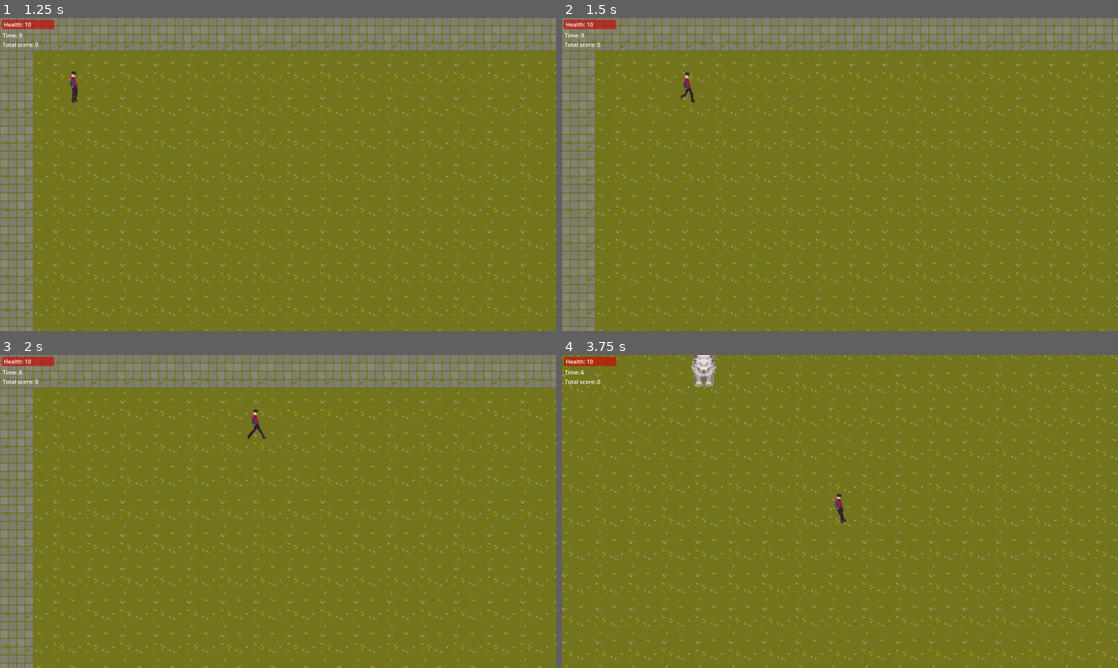
Above: before the commit, frames 1-4 (two rows, left to right).
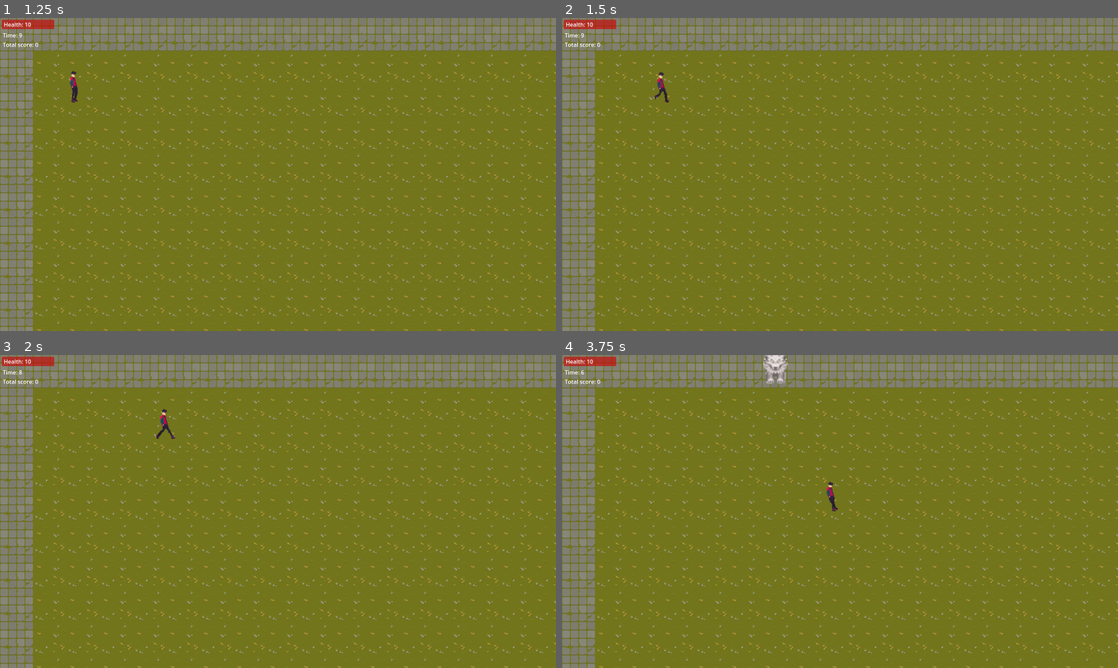
Above: after the commit, the same moments.

Repository: Huve/minor_inconvenience
Game: Godot game, scene res://StartMenu.tscn
Two runs of this game, one before a commit and one after it. Both use one fixed random seed, a clock stepped at 60 frames per second and the inputs below.
Inputs:
- Up to frame 1 (1.25 s): click "Start Game" at 0.5 s
- Up to frame 2 (1.5 s): tap Enter at 1.25 s; hold Right (ui_right) from 1.28 s (still down)
- Up to frame 3 (2 s): keep holding Right (ui_right)
- Up to frame 4 (3.75 s): release Right (ui_right) at 2.03 s; hold Down (ui_down) 2.03-2.78 s; hold Right (ui_right) 2.78-3.53 s; hold Up (ui_up) from 3.53 s (still down)

Frame 1 is identical in both runs. In frame 2, 0.2% of the frame differs, in the area x 16-24%, y 17-28%; in frame 3, 0.2%; in frame 4, 19%, in the area x 0-100%, y 0-100%.

Commit message:
Lower player speed

Diff:
--- a/PlayerCharacterBody2D.gd
+++ b/PlayerCharacterBody2D.gd
@@ -4,7 +4,7 @@
 @onready var GameInfo = $"../GameInfoNode"
 @onready var GameControl = $"../GameControlNode"
 
-const SPEED = 500.0
+const SPEED = 250.0
 
 # Get the gravity from the project settings to be synced with RigidBody nodes.
 var gravity = ProjectSettings.get_setting("physics/2d/default_gravity")
